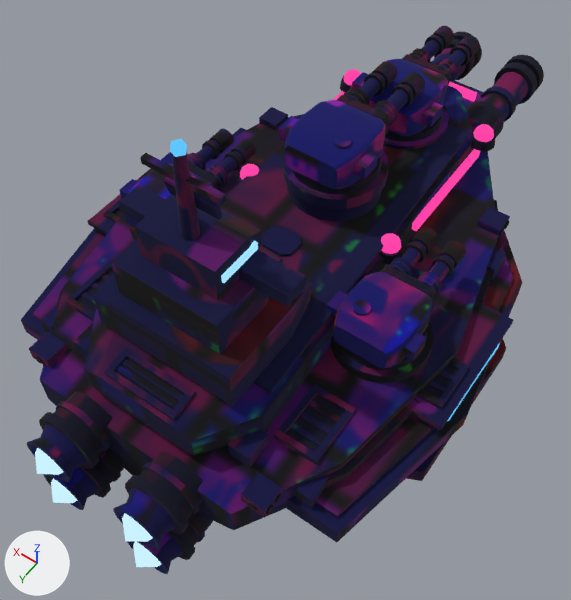
The glTF model assets/models/ships/iron_dreadnought.glb: old version first, new version second.
Camera for both pictures: a 50 mm lens placed at (-3.49, 5.58, 7.81), pointed at (-0.18, 0.94, 0.53). Every picture has the same lights, and +X, +Y and +Z are marked at lower left. The picture after the commit comes second. Vertices at exactly the same position are counted once.

The first picture shows 'iron_dreadnought'.
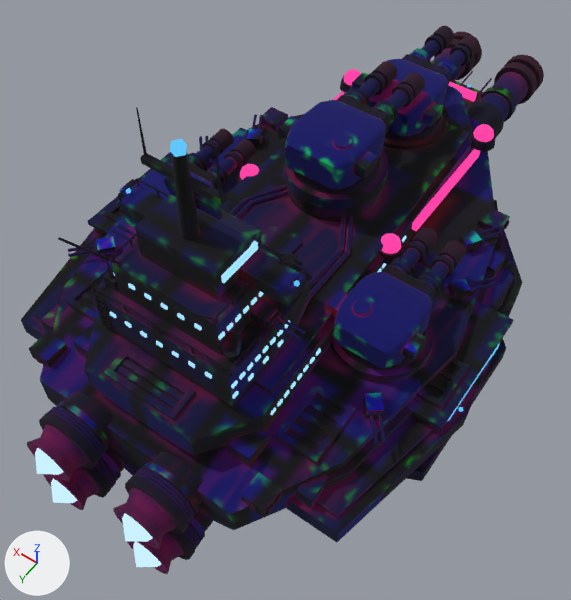
Pixel boxes [x1, y1, x2, y2] of what changed, in the pictures (571 x 600 px):
part 1 of me_iron_dreadnought, added
    after: [103, 268, 118, 290]
part 2 of me_iron_dreadnought, added
    after: [282, 251, 298, 268]
part 3 of me_iron_dreadnought, added
    after: [240, 155, 266, 171]
part 4 of me_iron_dreadnought, added (mostly hidden)
    after: [421, 243, 445, 268]
part 5 of me_iron_dreadnought, added
    after: [136, 107, 147, 157]
part 6 of me_iron_dreadnought, added
    after: [215, 147, 222, 196]
part 7 of me_iron_dreadnought, added
    after: [104, 251, 113, 278]
part 8 of me_iron_dreadnought, added
    after: [466, 279, 474, 296]
part 9 of me_iron_dreadnought, added
    after: [265, 310, 281, 330]
part 10 of me_iron_dreadnought, added
    after: [228, 335, 260, 370]
part 11 of me_iron_dreadnought, added
    after: [93, 285, 228, 370]
part 12 of me_iron_dreadnought, added
    after: [49, 114, 504, 549]
part 13 of me_iron_dreadnought, added
    after: [462, 71, 492, 91]
part 14 of me_iron_dreadnought, surface changed
    both: [21, 26, 544, 574]

The change in detail:
me_iron_dreadnought is used by ob_iron_dreadnought; location (0.0, 0.0, 0.0).
me_iron_dreadnought had 6052 vertices, 11232 faces and spanned x -2.6..2.6, y -4.94..4.15, z -0.9..3.68.
me_iron_dreadnought now has 8142 vertices, 14612 faces and spans x -2.6..2.6, y -4.94..4.15, z -0.9..3.82.
me_iron_dreadnought part 1: a new loose piece, a box spanning x 0.67..0.81, y 2.4..2.6, z 1.77..1.88, in mat_iron_dreadnought_armor.
me_iron_dreadnought part 2: a new loose piece, a box spanning x -0.41..-0.27, y 1.03..1.17, z 1.425..1.525, in mat_iron_dreadnought_armor.
me_iron_dreadnought part 3: a new loose piece, a box spanning x 1.1..1.4, y -0.63..-0.27, z 0.761..0.801, in mat_iron_dreadnought_armor.
me_iron_dreadnought part 4: a new loose piece, a box spanning x -1.4..-1.1, y -0.63..-0.27, z 0.761..0.801, in mat_iron_dreadnought_armor.
me_iron_dreadnought part 5: a new loose piece, a 6-sided cut cone along z (radius 0.014 at the low end, 0.006 at the high end) spanning x 0.386..0.414, y 2.138..2.162, z 3.275..3.815, in mat_iron_dreadnought_dark_round.
me_iron_dreadnought part 6: a new loose piece, a 6-sided cut cone along z (radius 0.014 at the low end, 0.006 at the high end) spanning x -0.414..-0.386, y 2.138..2.162, z 3.275..3.815, in mat_iron_dreadnought_dark_round.
me_iron_dreadnought part 7: a new loose piece, a 6-sided cut cone along z (radius 0.012 at the low end, 0.006 at the high end) spanning x 0.728..0.752, y 2.55..2.57, z 1.865..2.265, in mat_iron_dreadnought_dark_round.
me_iron_dreadnought part 8: the loose piece of 8 vertices spanning x -2.31..-2.09, y 0.83..0.89, z 0.62..0.68 is copied, and the copy is turned -40 degrees about the z axis through its middle and scaled by 0.881, then moved by (0.29, -1.03, 0.23), in mat_iron_dreadnought_dark; it spans x -2.0..-1.82, y -0.25..-0.09, z 0.85..0.92.
me_iron_dreadnought part 9: a new loose piece, a box spanning x -0.855..-0.805, y 1.955..2.145, z 1.83..1.9, in mat_iron_dreadnought_dark.
me_iron_dreadnought part 10: a new loose piece, a box spanning x -0.837..-0.823, y 2.27..2.73, z 1.848..1.862, in mat_iron_dreadnought_dark.
me_iron_dreadnought part 11: a new loose piece, a box spanning x -0.83..0.83, y 2.723..2.737, z 1.848..1.862, in mat_iron_dreadnought_dark.
me_iron_dreadnought part 12: 1730 vertices added at x -2.55..2.55, y -1.24..3.65, z -0.62..2.96.
me_iron_dreadnought part 13: 36 vertices added at x -0.17..0.17, y -4.5..-3.9, z 0.29..0.44.
me_iron_dreadnought part 14: 10107 kept faces spanning x -2.6..2.6, y -4.9..4.0, z -0.9..3.57 get new texture (UV) coordinates.
Other edits to the shape of me_iron_dreadnought do not show in these pictures.
